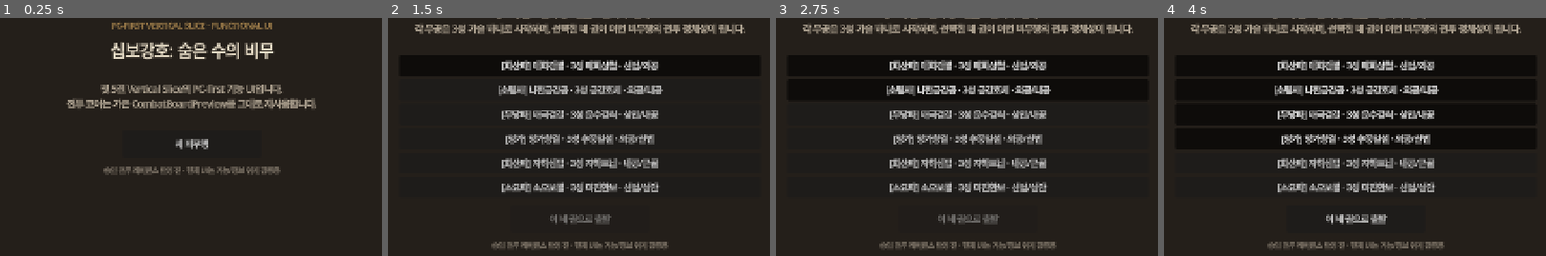
Above: before the commit, frames 1-4 (left to right).
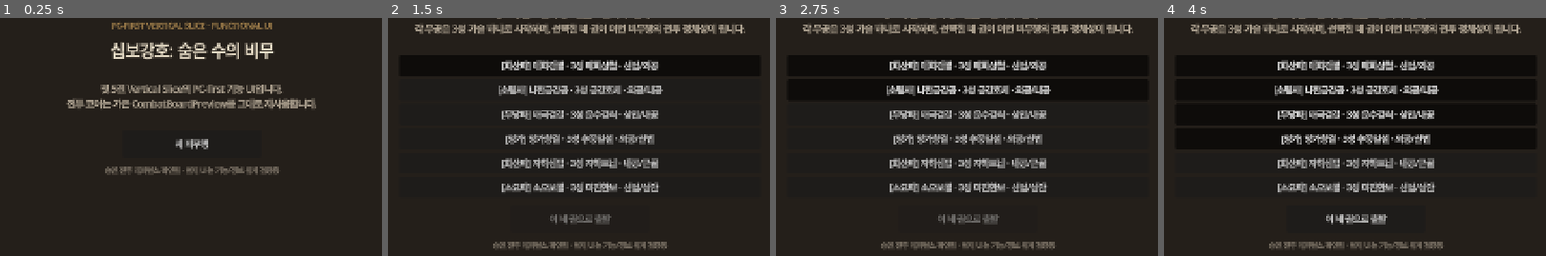
Above: after the commit, the same moments.

Repository: alsdmlals4-eng/Ten-Paces-Hidden-Moves
Game: Godot game, scene res://scenes/run/vertical_slice_shell.tscn
Two runs of this game, one before a commit and one after it. Both use one fixed random seed, a clock stepped at 60 frames per second and the inputs below.
Inputs:
- Up to frame 1 (0.25 s): no input
- Up to frame 2 (1.5 s): click "새 비무행" at 0.5 s; click "[화산파] 매화검결 · 3성 매화삼첩 · 신법/외공" at 1.25 s
- Up to frame 3 (2.75 s): click "[소림사] 나한금강공 · 3성 금강호체 · 외공/내공" at 2 s
- Up to frame 4 (4 s): click "[무당파] 태극검결 · 3성 운수검식 · 심안/내공" at 2.75 s; click "[양가] 양가창결 · 3성 추풍일섬 · 외공/신법" at 3.5 s
The pictures show only the part of the screen within x 25-75%, y 33-83%; the shares and areas given below are measured in that part.

The runs differ from the first frame. In frame 1, 0.5% of the frame differs, in the area x 27-74%, y 62-66%; in frame 2, 0.4%; in frame 3, 0.4%; in frame 4, 0.4%.

Commit message:
fix: align visual reference status copy

Diff:
--- /dev/null
+++ b/docs/operations/PROJECT_PROTECTED_CHANGE_APPROVAL.json
@@ -0,0 +1,15 @@
+{
+  "schema_version": 1,
+  "artifact_role": "PROJECT_PROTECTED_CHANGE_APPROVAL",
+  "status": "APPROVED",
+  "protected_base_commit": "cd44796c74d4958dbd96c213ecac5b7dbbf18afe",
+  "decision_ids": [
+    "TEN-DEC-20260827-DEFAULT-SHELL-VISUAL-REFERENCE-STATUS-01"
+  ],
+  "approved_paths": [
+    "src/run/vertical_slice_shell.gd"
+  ],
+  "approval_source": "USER_EXPLICIT_CONTINUE_AND_STANDING_APPROVAL_FOR_ORDINARY_SCOPED_CORRECTIONS_2026-08-28",
+  "approval_time": "2026-08-28T00:00:00+09:00",
+  "scope_summary": "One-time approval for the Issue #240 VerticalSliceShell VisualReferenceStatus copy correction only."
+}
--- a/docs/planning-data/current_visual_production_handoff_20260826.json
+++ b/docs/planning-data/current_visual_production_handoff_20260826.json
@@ -193,6 +193,7 @@
     "candidate_protection": "WARM_DUSK_TEN_STEP_COMBAT_ANCHOR_01_V2_REMAINS_GENERATED_EXPLORATION_IN_REVIEW",
     "automatic_image_generation_from_gaps": false,
     "bounded_codex_handoff": "CODEX_UI_COPY_CORRECTION_REQUIRED",
+    "bounded_codex_handoff_status": "ISSUE_240_IMPLEMENTED_FOCUSED_GODOT_PASS_PENDING_PR_MERGE",
     "runtime_validation_for_audit": "STATIC_CONSUMER_READBACK; GODOT_NOT_LAUNCHED"
   },
   "sheet_compatibility": {
--- a/skills/BASE_V9_ADAPTER.json
+++ b/skills/BASE_V9_ADAPTER.json
@@ -18,7 +18,7 @@
     "version": "9.4.3"
   },
   "canonical_source": "skills/PROJECT_BASE_ADAPTER.json",
-  "canonical_source_sha256": "19577f8e57d767ed6764be621f0e7200e39285b73102a50e353a28ebc1798fca",
+  "canonical_source_sha256": "dd3b006ad28bc6264c1ce755a860904f3ebb7d1f828d0a9fabafdca06363e4a0",
   "generated": true,
   "hash_definition": "RAW_FILE_BYTES_SHA256",
   "legacy_source": "docs/archive/base-v9-legacy-inputs/BASE_V9_ADAPTER.json",
--- a/skills/PROJECT_BASE_ADAPTER.json
+++ b/skills/PROJECT_BASE_ADAPTER.json
@@ -38,7 +38,7 @@
   "protected_baseline": {
     "authority_kind": "REMOTE_TRACKING_REF",
     "authority_ref": "refs/remotes/origin/main",
-    "commit": "de02d023551b3e4a4e7ace0e27ada72a052ecf4d",
+    "commit": "cd44796c74d4958dbd96c213ecac5b7dbbf18afe",
     "policy_sha256": "ed848e62f3292d704f602e2976737005b77100c476c6947e57ff0bcb5a3b6e52",
     "policy_source_path": "skills/PROJECT_BASE_SKILL_ADAPTER.json",
     "policy_source_type": "FIRST_MIGRATION_LEGACY_SOURCE",
--- a/skills/PROJECT_BASE_SKILL_ADAPTER.json
+++ b/skills/PROJECT_BASE_SKILL_ADAPTER.json
@@ -13,7 +13,7 @@
     "version": "9.4.3"
   },
   "canonical_source": "skills/PROJECT_BASE_ADAPTER.json",
-  "canonical_source_sha256": "19577f8e57d767ed6764be621f0e7200e39285b73102a50e353a28ebc1798fca",
+  "canonical_source_sha256": "dd3b006ad28bc6264c1ce755a860904f3ebb7d1f828d0a9fabafdca06363e4a0",
   "canonical_sources": [
     "docs/01_GAME_DESIGN.md",
     "docs/02_COMBAT_RULES.md",
--- a/skills/PROJECT_SKILL_SNAPSHOT.json
+++ b/skills/PROJECT_SKILL_SNAPSHOT.json
@@ -408,6 +408,6 @@
   "source_registry": {
     "hash_definition": "RAW_FILE_BYTES_SHA256",
     "path": "skills/PROJECT_BASE_ADAPTER.json",
-    "sha256": "19577f8e57d767ed6764be621f0e7200e39285b73102a50e353a28ebc1798fca"
+    "sha256": "dd3b006ad28bc6264c1ce755a860904f3ebb7d1f828d0a9fabafdca06363e4a0"
   }
 }
--- a/src/run/vertical_slice_shell.gd
+++ b/src/run/vertical_slice_shell.gd
@@ -184,7 +184,7 @@
 
     var pending_label := Label.new()
     pending_label.name = "VisualReferenceStatus"
-    pending_label.text = "승인 전투 레퍼런스 반영 전 · 현재 UI는 기능/정보 위계 검증용"
+    pending_label.text = "승인 전투 레퍼런스 확인됨 · 현재 UI는 기능/정보 위계 검증용"
     pending_label.horizontal_alignment = HORIZONTAL_ALIGNMENT_CENTER
     pending_label.add_theme_color_override("font_color", Color("8d8375"))
     pending_label.add_theme_font_size_override("font_size", 13)
--- a/tests/verify_vertical_slice_shell.gd
+++ b/tests/verify_vertical_slice_shell.gd
@@ -38,7 +38,7 @@
     var visual_reference_status := shell.find_child("VisualReferenceStatus", true, false) as Label
     _expect_true(visual_reference_status != null, "MAIN must expose visual-reference status copy.")
     if visual_reference_status != null:
-        _expect_eq(visual_reference_status.text, "승인 전투 레퍼런스 반영 전 · 현재 UI는 기능/정보 위계 검증용", "MAIN must distinguish approved reference from pending visual integration.")
+        _expect_eq(visual_reference_status.text, "승인 전투 레퍼런스 확인됨 · 현재 UI는 기능/정보 위계 검증용", "MAIN must state that the approved reference exists while the shell remains functional visual-hierarchy evidence.")
 
     _expect_true(shell.start_new_run(), "Shell must start a new run.")
     _expect_eq(shell.run_state.get_current_screen(), "SETUP", "New run must enter SETUP.")
Not shown, changed: docs/17_VERTICAL_SLICE_VISUAL_UX_REQUIREMENT_SPEC.md
Not shown, changed: docs/PROJECT_OPERATING_DASHBOARD.html
Not shown, added: docs/implementation/BUILD_APPROVAL_2026-08-28.md
Not shown, added: docs/operations/2026-08-28_ISSUE240_VISUAL_REFERENCE_STATUS_COPY_CORRECTION.md
